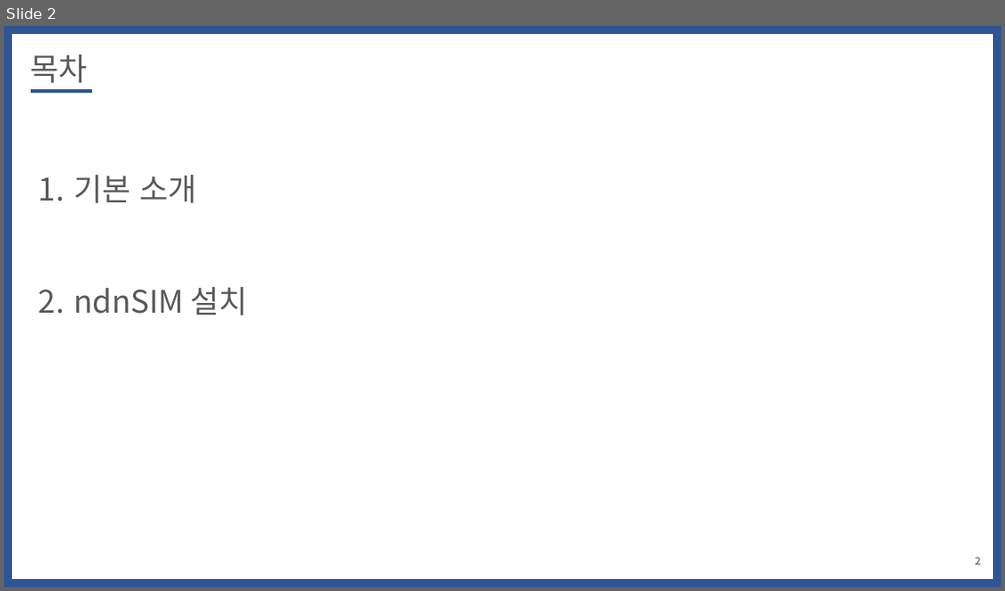
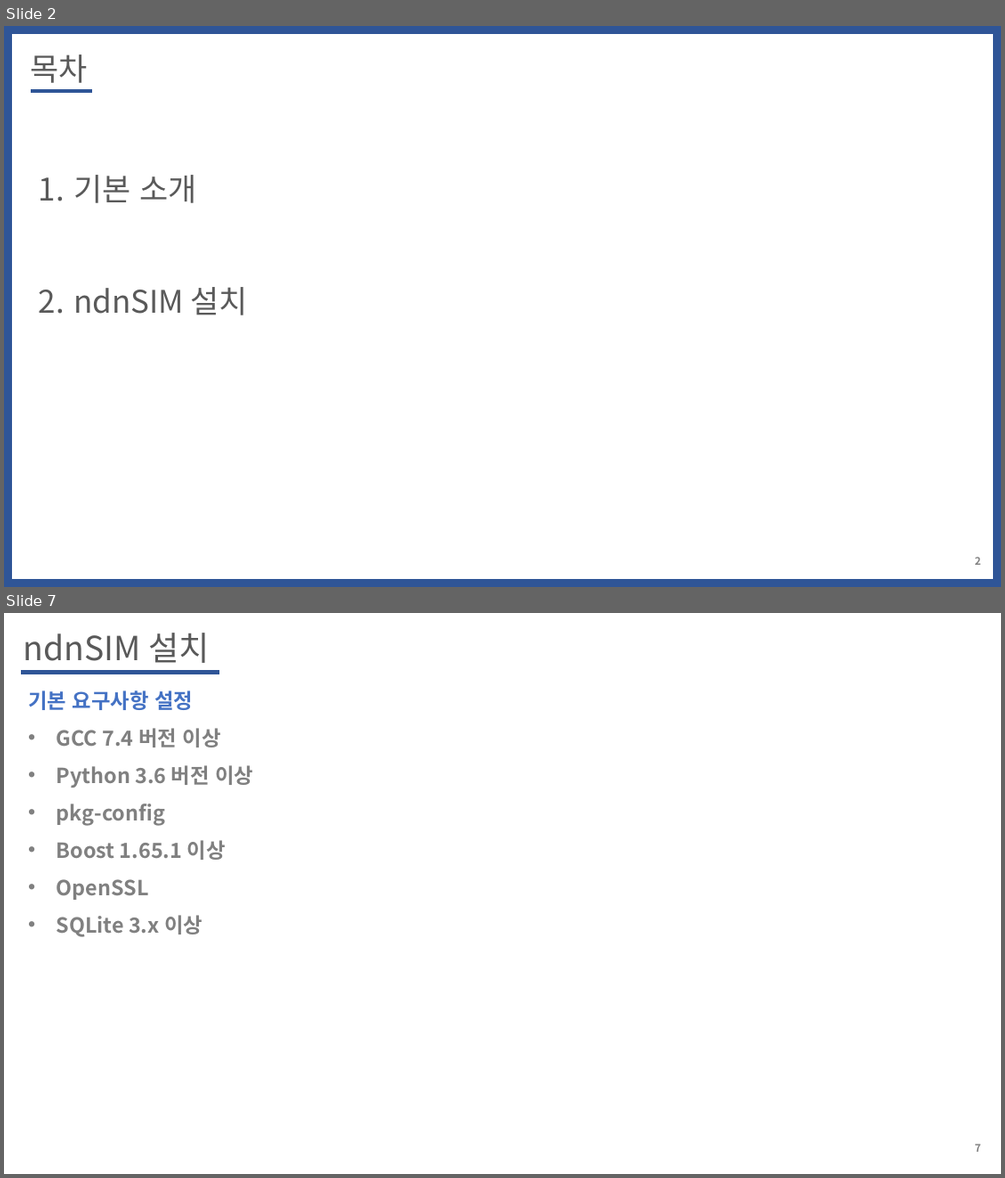
Before and after one commit to WoogiBoogi1129/ICN-NDN, a slide deck: Named-Data-Net/PPT/NDN_Tutorial_ndnSIM_Install.pptx. Shown one above the other, each under a label of ours: slide 2 before the commit, slides 2 and 7 after it; the slides between them are not shown. The pictures are 1005x591 and 1005x1178 pixels, drawn with LibreOffice and Linux fonts; fonts in the diff are those of the drawing. Boxes give left, top, right and bottom in pixels: in the first picture for what was removed or moved away, otherwise in the second. Text is boxed around its words. In the diff, an @@ line names an element or a change of style, - is before the commit and + after.

```diff
--- a/Named-Data-Net/PPT/NDN_Tutorial_ndnSIM_Install.pptx
+++ b/Named-Data-Net/PPT/NDN_Tutorial_ndnSIM_Install.pptx
@@ slide 7 added at box(4, 613, 1001, 1174), background #FFFFFF @@
@@ text added at box(23, 633, 210, 663), 32 pt, text #595959 @@
+ndnSIM 설치
@@ line added from (21, 672) to (219, 672), #2F5597 4.5 pt @@
@@ text added at box(28, 690, 253, 937), 20 pt, text #808080, bold @@
+기본 요구사항 설정
+• GCC 7.4 버전 이상
+• Python 3.6 버전 이상
+• pkg-config
+• Boost 1.65.1 이상
+• OpenSSL
+• SQLite 3.x 이상
@@ page number added at box(975, 1143, 981, 1151), 10 pt, text #808080, bold @@
+7
```
Also in this commit, not shown: 2 slides changed, 7 other slides added, 10 slides removed, 1 other file.
